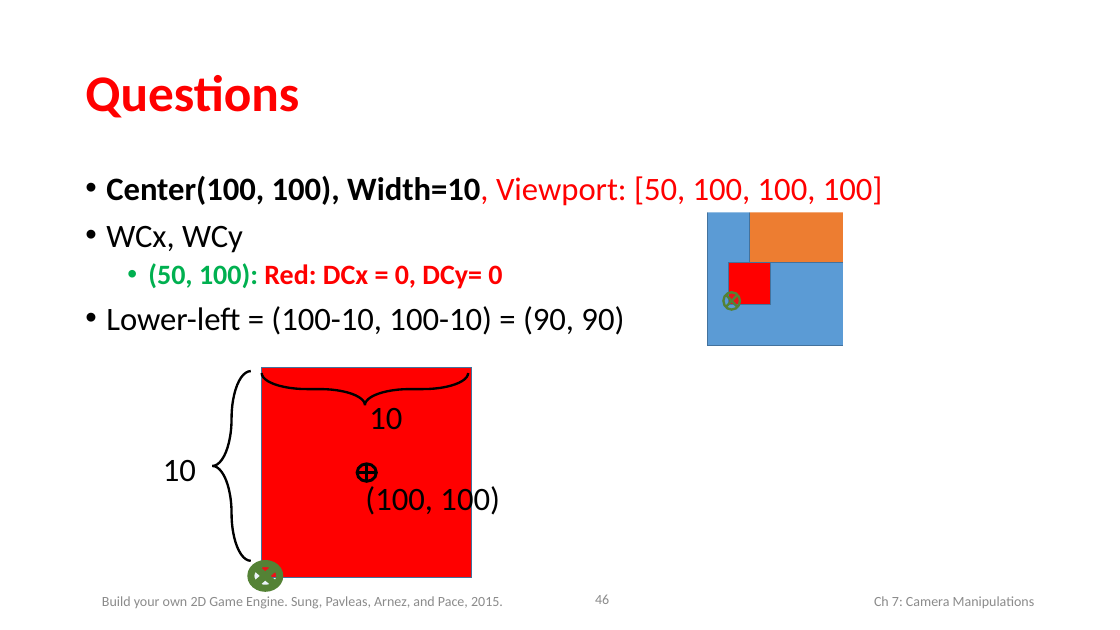
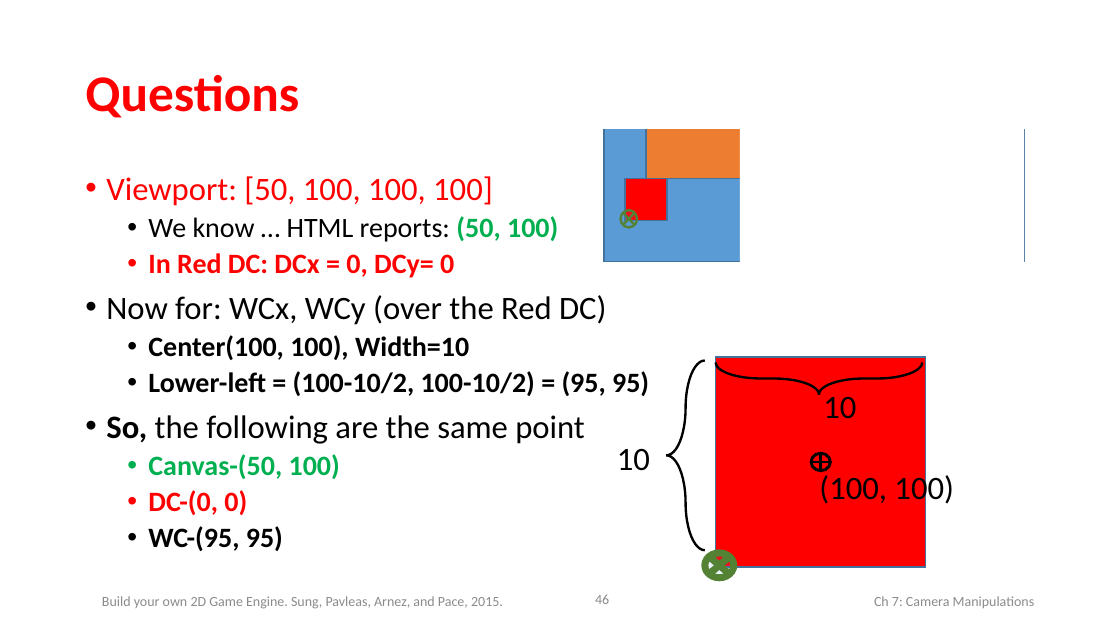
Before and after one commit to HTML5GameEngineGroup/html5engine, a slide deck: slide 46 of Book-PPT/Chap7.pptx. Drawn at 1120x630 pixels with LibreOffice and Linux fonts; fonts in the diff are those of the drawing. Boxes give left, top, right and bottom in pixels: in the first picture for what was removed or moved away, otherwise in the second. Text is boxed around its words. In the diff, an @@ line names an element or a change of style, - is before the commit and + after.

```diff
--- a/Book-PPT/Chap7.pptx
+++ b/Book-PPT/Chap7.pptx
@@ text at (x1=106, y1=176, x2=649, y2=551): text changed; size 28 to 24 pt; bold on @@
-• Center(100, 100), Width=10, Viewport: [50, 100, 100, 100]
-• WCx, WCy
-  • (50, 100): Red: DCx = 0, DCy= 0
-• Lower-left = (100-10, 100-10) = (90, 90)
+• Viewport: [50, 100, 100, 100]
+  • We know … HTML reports: (50, 100)
+  • In Red DC: DCx = 0, DCy= 0
+• Now for: WCx, WCy (over the Red DC)
+  • Center(100, 100), Width=10
+  • Lower-left = (100-10/2, 100-10/2) = (95, 95)
+• So, the following are the same point
+  • Canvas-(50, 100)
+  • DC-(0, 0)
+  • WC-(95, 95)
@@ 5 rectangles moved together from (x1=676, y1=0, x2=1120, y2=441) to (x1=572, y1=0, x2=1034, y2=357) @@
@@ flow chart summing junction moved from (x1=723, y1=292, x2=740, y2=310) to (x1=621, y1=210, x2=638, y2=228) @@
@@ 3 texts, 2 left braces, 1 rectangle, 1 flow chart or, 1 flow chart summing junction moved together from (x1=163, y1=368, x2=499, y2=589) to (x1=617, y1=357, x2=953, y2=578) @@
```
Also in this commit, not shown: 4 other slides changed, 8 other files.
